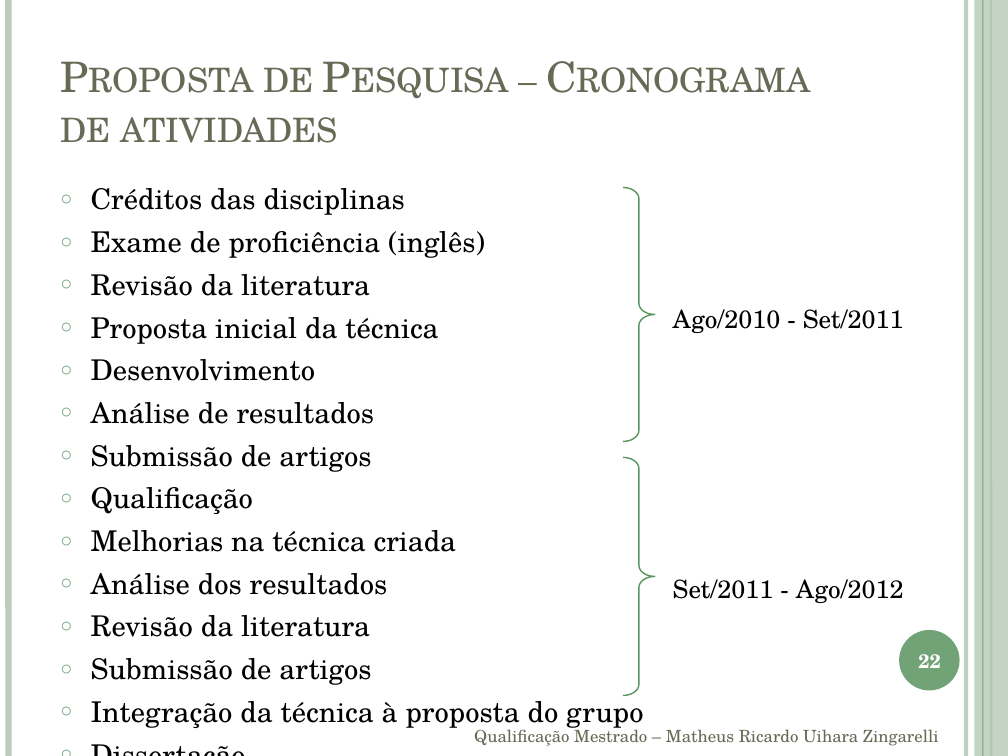
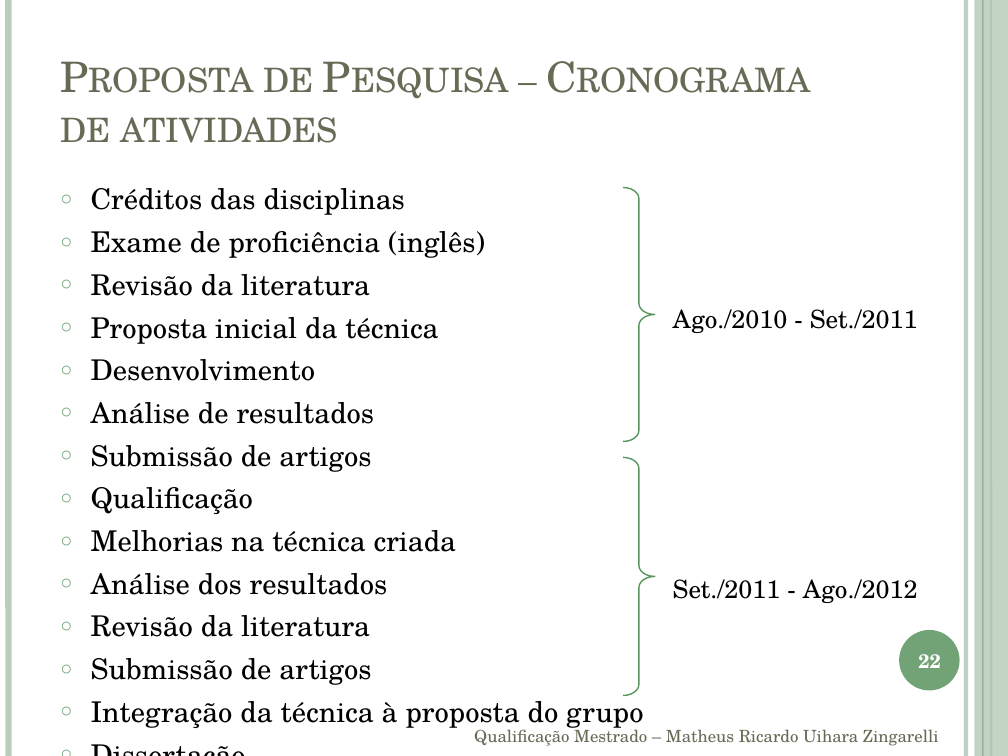
Before and after one commit to andrecurvello/tests-zingarelli, a slide deck: slide 22 of 1-Meus-Artigos/Qualificacao/apresentação.pptx. Drawn at 1008x756 pixels with LibreOffice and Linux fonts; fonts in the diff are those of the drawing. Boxes give left, top, right and bottom in pixels: in the first picture for what was removed or moved away, otherwise in the second. Text is boxed around its words. In the diff, an @@ line names an element or a change of style, - is before the commit and + after.

Commit message:
Quali - mudança ortográfica na apresentação

```diff
--- a/1-Meus-Artigos/Qualificacao/apresentação.pptx
+++ b/1-Meus-Artigos/Qualificacao/apresentação.pptx
@@ text at (673, 309, 918, 333): text changed @@
-Ago/2010 - Set/2011
+Ago./2010 - Set./2011
@@ text at (673, 579, 918, 603): text changed @@
-Set/2011 - Ago/2012
+Set./2011 - Ago./2012
```
